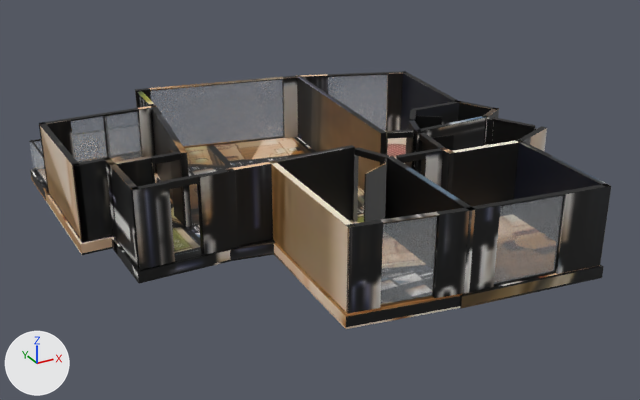
The glTF model _bake/glb/gol-16/model.glb, before and after one commit.
One viewpoint serves both versions: a 50 mm camera at (-11.52, -21.71, 10.97) aimed at (0.2, -0.42, 0.32). Lighting does not change. The marker at lower left points along +X, +Y and +Z. The picture after the commit comes second. Where no turn or scale is listed for an object, it has been applied to the vertices. Vertices at exactly the same position are counted once.
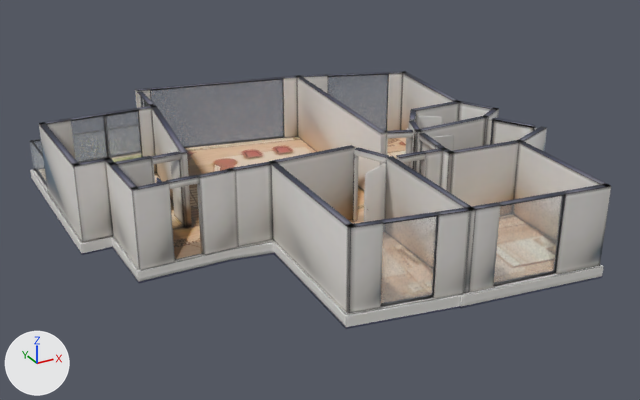
Pixel boxes [x1, y1, x2, y2] of what changed, in the pictures (640 x 400 px):
```json
{"object": "Mesh_0", "change": "surface changed", "before": [30, 71, 611, 329], "after": [30, 71, 611, 329], "on screen": "lighter"}
{"part": 1, "of": "me_mesh_0", "change": "reshaped", "before": [39, 76, 611, 267], "after": [31, 76, 611, 329]}
{"part": 2, "of": "me_mesh_0", "change": "surface changed", "before": [33, 71, 611, 313], "after": [33, 71, 611, 313], "on screen": "lighter"}
```

Edits to the scene script, one JSON object a line:
```json
{"block": "mat_baked", "where": "n3 = _N.new('ShaderNodeMapping'); n3.name = 'Mapping'"}
{"op": "set", "path": "n3.inputs[1].default_value", "old": "(0.00137, -14.92, 0.0)", "new": "(0.00112, -14.97, 0.0)", "note": "'Location'"}
{"op": "set", "path": "n3.inputs[3].default_value", "old": "(15.96, 15.91, 1.0)", "new": "(15.94, 15.97, 1.0)", "note": "'Scale'"}
{"block": "me_mesh_0", "where": "# used by ob_mesh_0; location = (-6.7, 7.14, -0.36)"}
{"op": "remove", "block": "me_mesh_0", "code": "me_mesh_0.from_pydata(...)  # 2555 vertices, 4400 faces; spans x 0.0..13.45, y -14.29..0.0, z 0.0..2.62"}
{"op": "add", "block": "me_mesh_0", "code": "me_mesh_0.from_pydata(...)  # 2979 vertices, 5344 faces; spans x 0.0..13.45, y -14.29..0.0, z 0.0..2.62"}
{"block": "me_mesh_0", "change": "me_mesh_0 part 1: 4 vertices moved within x 9.62..13.28, y -10.06..-7.81, z 0.36..2.62; 53 vertices removed from x 0.08..13.36, y -14.21..-1.26, z 0.36..2.62; 477 vertices added at x 0.0..13.35, y -14.2..-0.08, z 0.0..2.62"}
{"block": "me_mesh_0", "change": "me_mesh_0 part 2: 3303 kept faces spanning x 0.0..13.35, y -14.29..-0.08, z 0.0..2.62 get new texture (UV) coordinates"}
```
